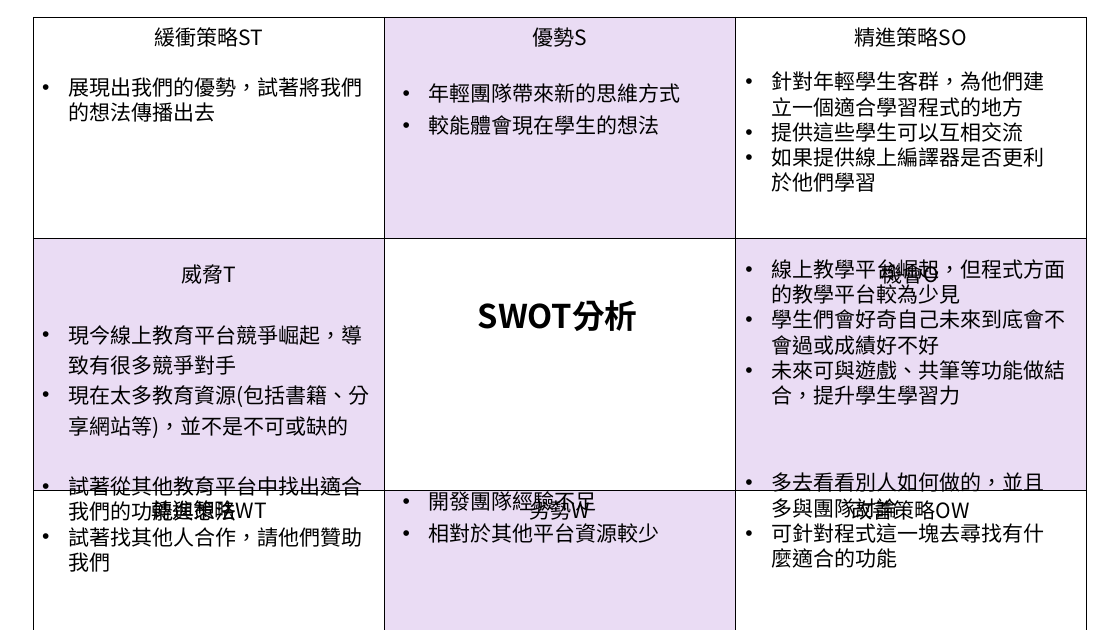
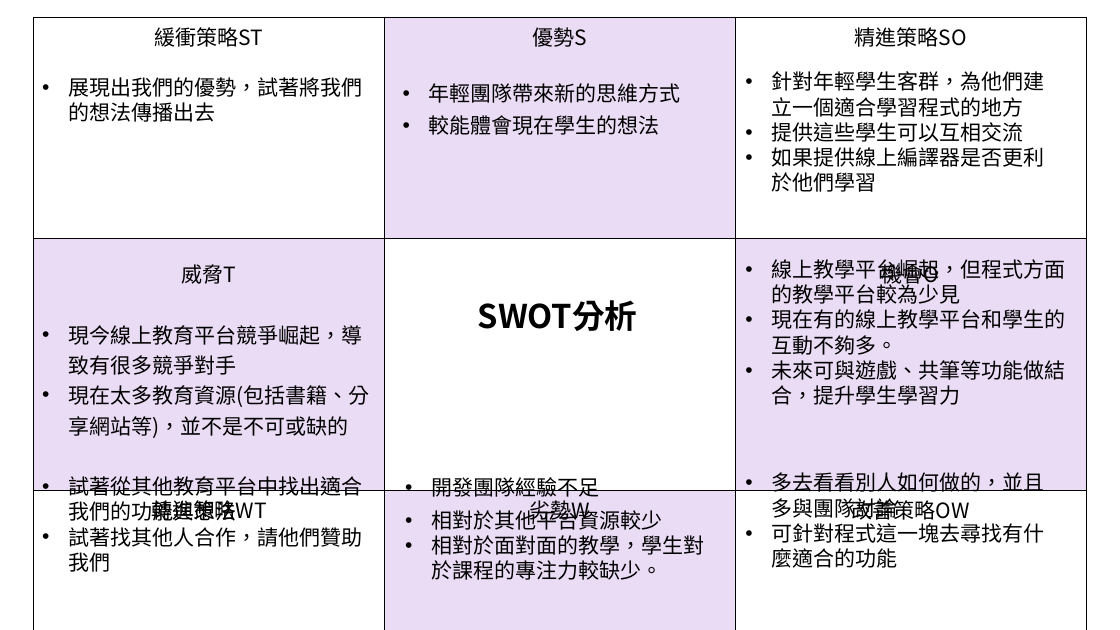
Before and after one commit to den19980107/nkust-online-study, a slide deck: slide 2 of 線上教學平台20190222.pptx. Drawn at 1120x630 pixels with LibreOffice and Linux fonts; fonts in the diff are those of the drawing. Boxes give left, top, right and bottom in pixels: in the first picture for what was removed or moved away, otherwise in the second. Text is boxed around its words. In the diff, an @@ line names an element or a change of style, - is before the commit and + after.

Commit message:
更改機會和劣勢

```diff
--- a/線上教學平台20190222.pptx
+++ b/線上教學平台20190222.pptx
@@ text at (772,309,1066,355): text changed @@
-• 學生們會好奇自己未來到底會不會過或成績好不好
+• 現在有的線上教學平台和學生的互動不夠多。
@@ text "開發團隊經驗不足": place and size @@
-text "開發團隊經驗不足" at (429,488,660,543)
+text "開發團隊經驗不足" at (431,477,704,580)
@@ text at (431,535,704,580): paragraph added @@
+• 相對於面對面的教學，學生對於課程的專注力較缺少。
```
